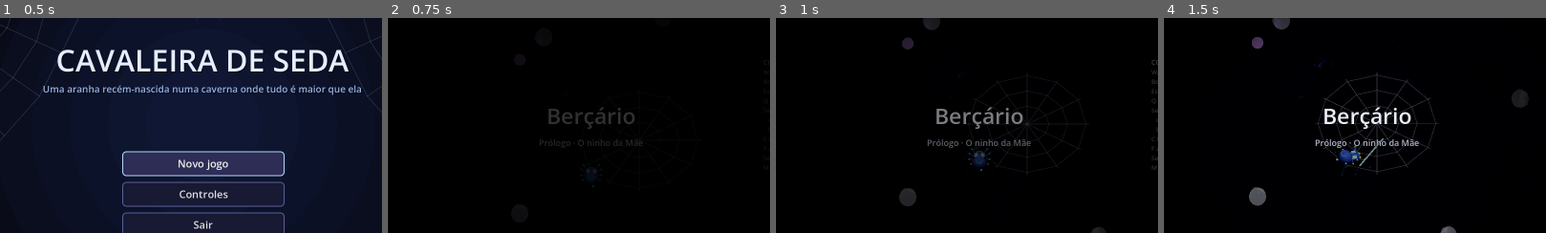
Above: before the commit, frames 1-4 (left to right).
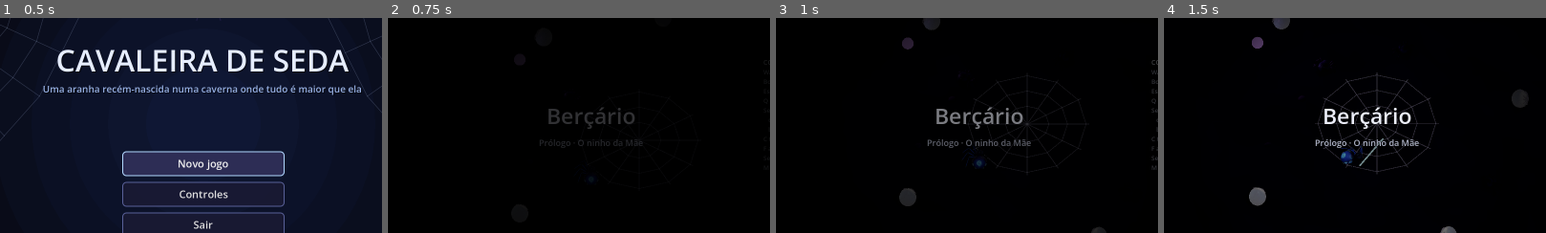
Above: after the commit, the same moments.

Repository: FelipeAUGraciano/cavaleira-de-seda
Game: Godot game, scene res://world/title.tscn
Two runs of this game, one before a commit and one after it. Both use one fixed random seed, a clock stepped at 60 frames per second and the inputs below.
Inputs (mouse positions are % of the whole screen's width and height, from its top left):
- Up to frame 1 (0.5 s): no input
- Up to frame 2 (0.75 s): click "Novo jogo" at 0.5 s
- Up to frame 3 (1 s): no input
- Up to frame 4 (1.5 s): move the mouse to (72, 45) at 1.27 s; hold D (move_right) from 1.28 s (still down); hold Alt (read) from 1.28 s (still down); click (72, 45) at 1.35 s
The pictures show only the part of the screen within x 23-73%, y 17-67%; the shares and areas given below are measured in that part.

Frame 1 is identical in both runs. In frame 2, less than 0.1% of the frame differs, in the area x 50-55%, y 70-79%; in frame 3, 0.2%; in frame 4, 0.3%, in the area x 44-54%, y 59-74%.

Commit message:
Protagonista com modelos: corpo, patas pelos encaixes e lâminas de cristal
- cavaleira_corpo (16 mil tri), cavaleira_pata e cavaleira_lamina em assets/models
- preparar_modelo.sh usa gltfpack -kn (mantém leg_socket_*, attach_point)
- SpiderLegs: hip_points vindos do modelo e segment_model (peça esticada no fêmur/tíbia)
- Player: lâminas só na Cavaleira, golpe do combo anima as lâminas; cachecol de caixas some
- models_test e tests/screenshot_cavaleira

Co-Authored-By: Claude Opus 5.5 <noreply@anthropic.com>
Claude-Session: https://claude.ai/code/session_01TCzftDGRx4Tc18jkCE46ia

Diff:
--- a/actors/player/player.gd
+++ b/actors/player/player.gd
@@ -129,6 +129,10 @@
 var _scarf_tail: MeshInstance3D
 var _abdomen: MeshInstance3D
 var _plates: Array[MeshInstance3D] = []
+var _hip_points: Array = []          ## encaixes das patas lidos do modelo do corpo
+var _blades: Array[Node3D] = []      ## pivôs das 2 lâminas de cristal (só na forma Cavaleira)
+var _blade_rest: Array[Vector3] = []
+var _blade_tw: Array[Tween] = []
 var _model_overlay: StandardMaterial3D
 
 
@@ -221,6 +225,9 @@
 	_scarf_tail = Fx.box(Vector3(0.12, 0.04, 1.0), scarf_mat)
 	_scarf_tail.position = Vector3(0.12, 0.66, 0.5)
 	_visual.add_child(_scarf_tail)
+	if Models.has("cavaleira_corpo"):
+		scarf.visible = false   # o cachecol de caixas atravessava o modelo
+		_scarf_tail.visible = false
 
 	# 8 patas com IK procedural (systems/spider_legs.gd); refeitas na muda (tamanho novo)
 	_build_legs(1.0)
@@ -232,6 +239,8 @@
 	_leg_rig = SpiderLegs.new()
 	_leg_rig.setup(_visual, sz, 1 | 8)
 	_leg_rig.root = self
+	_leg_rig.hip_points = _hip_points
+	_leg_rig.segment_model = "cavaleira_pata"
 	add_child(_leg_rig)
 
 
@@ -290,6 +299,7 @@
 		_build_legs(k)
 	_rune_light.omni_range = 4.5 * k
 	_sight_light.omni_range = sight_radius()
+	_update_blades_visible()
 
 
 func evolve() -> void:
@@ -301,6 +311,7 @@
 	var tw := create_tween()
 	tw.tween_property(self, "vis_scale", float(form_data()["scale"]), 1.6).set_trans(Tween.TRANS_ELASTIC).set_ease(Tween.EASE_OUT)
 	_build_legs(float(form_data()["scale"]))
+	_update_blades_visible()
 	_rune_light.omni_range = 4.5
 	_sight_light.omni_range = sight_radius()
 	EventBus.big_message.emit("Evolução: Cavaleira de Seda!")
@@ -319,12 +330,95 @@
 	if m == null:
 		return
 	m.position.y = 0.15
+	# encaixes das patas (leg_socket_L1..R4) vêm do modelo: as patas saem do lugar certo
+	_hip_points.clear()
+	for side in ["L", "R"]:
+		for k in range(1, 5):
+			var t = Models.node_xform(m, "leg_socket_%s%d" % [side, k])
+			if t == null:
+				_hip_points.clear()
+				break
+			_hip_points.append(m.transform * (t as Transform3D).origin)
+		if _hip_points.is_empty():
+			break
+	if _hip_points.size() == 8:
+		_hip_points = _hip_points.slice(0, 4) + _hip_points.slice(4, 8)
+		# o rig conta "lado -1" primeiro: garante que os 4 primeiros são os de X negativo
+		if (_hip_points[0] as Vector3).x > 0.0:
+			_hip_points = _hip_points.slice(4, 8) + _hip_points.slice(0, 4)
+	_build_blades()
 	_plates.clear()
 	_model_overlay = StandardMaterial3D.new()
 	_model_overlay.transparency = BaseMaterial3D.TRANSPARENCY_ALPHA
 	_model_overlay.shading_mode = BaseMaterial3D.SHADING_MODE_UNSHADED
 	_model_overlay.albedo_color = Color(1.0, 0.2, 0.2, 0.0)
 	Models.set_overlay(m, _model_overlay)
+
+
+func _build_blades() -> void:
+	## As duas lâminas de cristal (assets/models/cavaleira_lamina): presas na frente do
+	## corpo, acima do primeiro par de patas, apontadas para a frente como foices.
+	## Só aparecem na Cavaleira (o Filhote ainda não tem lâminas).
+	for b in _blades:
+		b.queue_free()
+	_blades.clear()
+	_blade_rest.clear()
+	if not Models.has("cavaleira_lamina"):
+		return
+	for side in [-1.0, 1.0]:
+		var m := Models.raw("cavaleira_lamina")
+		var attach = Models.node_xform(m, "attach_point")
+		var at := Vector3(0.0, 0.17, 0.0) if attach == null else (attach as Transform3D).origin
+		var pivot := Node3D.new()
+		pivot.name = "Lamina_" + ("E" if side < 0.0 else "D")
+		var spin := Node3D.new()
+		spin.rotation.y = PI * 0.5            # fio da lâmina na vertical (corta de lado)
+		pivot.add_child(spin)
+		var sc := 1.7
+		m.scale = Vector3.ONE * sc
+		m.position = -at * sc                 # o ponto de encaixe fica no pivô; a lâmina desce dele
+		spin.add_child(m)
+		var hip := Vector3(0.2 * side, 0.3, -0.5)
+		if _hip_points.size() == 8:
+			hip = _hip_points[0 if side < 0.0 else 4]
+		pivot.position = Vector3(hip.x * 0.8, hip.y + 0.22, hip.z - 0.05)
+		var rest := Vector3(deg_to_rad(62.0), -side * 0.32, side * 0.12)
+		pivot.rotation = rest
+		_visual.add_child(pivot)
+		_blades.append(pivot)
+		_blade_rest.append(rest)
+	_update_blades_visible()
+
+
+func _update_blades_visible() -> void:
+	for b in _blades:
+		b.visible = form == Form.CAVALEIRA
+
+
+func _swing_blades(index: int) -> void:
+	## Golpe do combo: 1º lâmina direita varre, 2º a esquerda, 3º as duas descem juntas.
+	if _blades.size() < 2 or form != Form.CAVALEIRA:
+		return
+	for tw in _blade_tw:
+		if tw.is_valid():
+			tw.kill()
+	_blade_tw.clear()
+	for i in 2:
+		_blades[i].rotation = _blade_rest[i]
+	var who: Array = [1] if index == 0 else ([0] if index == 1 else [0, 1])
+	for i in who:
+		var side := -1.0 if i == 0 else 1.0
+		var r: Vector3 = _blade_rest[i]
+		var wind := r + Vector3(-0.5, -side * 0.5, 0.0)
+		var cut := r + Vector3(0.35, side * 1.1, -side * 0.3)
+		if index == 2:
+			wind = r + Vector3(-0.9, -side * 0.15, 0.0)
+			cut = r + Vector3(0.55, side * 0.25, 0.0)
+		var tw := create_tween()
+		tw.tween_property(_blades[i], "rotation", wind, 0.07)
+		tw.tween_property(_blades[i], "rotation", cut, 0.08).set_trans(Tween.TRANS_QUAD).set_ease(Tween.EASE_OUT)
+		tw.tween_property(_blades[i], "rotation", r, 0.22).set_delay(0.05)
+		_blade_tw.append(tw)
 
 
 func _build_camera() -> void:
@@ -496,6 +590,7 @@
 	combo_index = index
 	combo_queued = false
 	_start_state(State.ATTACK)
+	_swing_blades(index)
 
 
 func _state_attack() -> Vector3:
--- a/systems/models.gd
+++ b/systems/models.gd
@@ -101,6 +101,30 @@
 	return m
 
 
+static func node_xform(root_node: Node, node_name: String) -> Variant:
+	## Transform de um nó do modelo (encaixe de pata, ponto da lâmina) relativo a root_node,
+	## ou null se o modelo não tiver esse nó. Funciona fora da árvore de cena.
+	var n := root_node.find_child(node_name, true, false) as Node3D
+	if n == null:
+		return null
+	var t := Transform3D.IDENTITY
+	var cur: Node = n
+	while cur != null and cur != root_node:
+		if cur is Node3D:
+			t = (cur as Node3D).transform * t
+		cur = cur.get_parent()
+	return t
+
+
+static func raw(model_name: String) -> Node3D:
+	## O modelo como veio (sem ajustar tamanho nem posição): para peças que o código
+	## estica e encaixa sozinho (segmento de pata, lâmina).
+	if not has(model_name):
+		return null
+	var scene := load(path_for(model_name)) as PackedScene
+	return scene.instantiate() as Node3D if scene != null else null
+
+
 static func set_overlay(node: Node, mat: Material) -> void:
 	## Camada de brilho por cima do modelo (piscar ao levar dano, aviso de ataque, tinta).
 	if node is GeometryInstance3D:
--- a/systems/spider_legs.gd
+++ b/systems/spider_legs.gd
@@ -24,6 +24,8 @@
 var joint_color := Color(0.78, 0.6, 0.25)
 var curled := false              ## morte: patas encolhidas para cima
 var velocity_hint := Vector3.ZERO
+var hip_points: Array = []      ## encaixes vindos do modelo (8, no espaço do corpo, tamanho 1); vazio = padrão
+var segment_model := ""         ## "cavaleira_pata": peça repetida no fêmur e na tíbia
 var phase := 0.0                 ## relógio da passada (0..1); dá para o corpo balançar junto
 
 var _hips: Array[Vector3] = []
@@ -31,8 +33,8 @@
 var _feet: Array[Vector3] = []
 var _from: Array[Vector3] = []
 var _swinging: Array[bool] = []
-var _femurs: Array[MeshInstance3D] = []
-var _tibias: Array[MeshInstance3D] = []
+var _femurs: Array[Node3D] = []
+var _tibias: Array[Node3D] = []
 var _knees: Array[MeshInstance3D] = []
 var _tips: Array[MeshInstance3D] = []
 var _femur_len := 0.5
@@ -60,6 +62,8 @@
 		var side := -1.0 if i < 4 else 1.0
 		var idx := i % 4
 		var hip := Vector3(0.18 * side, 0.42, -0.26 + idx * 0.15) * size
+		if hip_points.size() == 8:
+			hip = (hip_points[i] as Vector3) * size
 		var dir := Vector3(side, 0.0, 0.0).rotated(Vector3.UP, side * float(SPREAD[idx]))
 		var rest := Vector3(hip.x, 0.0, hip.z) + dir * REST_RADIUS * size
 		_hips.append(hip)
@@ -67,18 +71,39 @@
 		_feet.append(Vector3.ZERO)
 		_from.append(Vector3.ZERO)
 		_swinging.append(false)
-		var femur := Fx.box(Vector3(0.075 * size, 0.075 * size, _femur_len), leg_mat)
-		var tibia := Fx.box(Vector3(0.05 * size, 0.05 * size, _tibia_len), leg_mat)
-		var knee := Fx.sphere(0.055 * size, joint_mat)
+		var femur := _segment(_femur_len, 0.075 * size, leg_mat)
+		var tibia := _segment(_tibia_len, 0.05 * size, leg_mat)
+		var knee := Fx.sphere((0.04 if Models.has(segment_model) else 0.055) * size, joint_mat)
 		var tip := Fx.sphere(0.035 * size, joint_mat)
 		add_child(femur)
 		add_child(tibia)
 		add_child(knee)
 		add_child(tip)
+		if Models.has(segment_model):
+			knee.visible = false   # o segmento já tem o anel dourado nas pontas
+			tip.visible = false
 		_femurs.append(femur)
 		_tibias.append(tibia)
 		_knees.append(knee)
 		_tips.append(tip)
+
+
+func _segment(length: float, thick: float, mat: Material) -> Node3D:
+	## Um pedaço de pata: caixa cinza ou o modelo do segmento esticado no comprimento.
+	## O eixo Z do nó vai do começo ao fim do pedaço (orient_between cuida disso).
+	var m := Models.raw(segment_model) if segment_model != "" else null
+	if m == null:
+		return Fx.box(Vector3(thick, thick, length), mat)
+	var holder := Node3D.new()
+	var box := Models.bounds(m, Transform3D.IDENTITY)
+	var turn := Node3D.new()
+	turn.rotation.y = -PI * 0.5   # o segmento vem deitado em X (joint_start em -X): vira para Z
+	holder.add_child(turn)
+	turn.add_child(m)
+	var th := thick * 1.25
+	m.scale = Vector3(length / maxf(box.size.x, 0.01), th / maxf(box.size.y, 0.01), th / maxf(box.size.z, 0.01))
+	m.position = -box.get_center() * m.scale
+	return holder
 
 
 func _ground_y() -> float:
--- a/tests/models_test.gd
+++ b/tests/models_test.gd
@@ -67,10 +67,27 @@
 	await get_tree().process_frame
 	var pm := p._visual.get_node_or_null("Modelo_cavaleira_corpo") as Node3D
 	_check(pm != null, "Cavaleira usa o modelo do corpo")
-	_check(p._scarf_tail.visible, "cachecol continua por código")
+	_check(not p._scarf_tail.visible, "cachecol de caixas some com o modelo do corpo")
 
 	Models.root = Models.DEFAULT_ROOT
 	Models.clear_cache()
+	# modelos reais da protagonista: encaixes das patas, segmento de pata e lâminas
+	var q := Player.new()
+	q.position = Vector3(4, 0.3, 5)
+	add_child(q)
+	await get_tree().process_frame
+	_check(q._hip_points.size() == 8, "8 encaixes de pata lidos do modelo do corpo")
+	_check(q._hip_points.size() == 8 and (q._hip_points[0] as Vector3).x < 0.0 and (q._hip_points[0] as Vector3).z < (q._hip_points[3] as Vector3).z, "encaixes em ordem: lado esquerdo, da frente para trás")
+	_check(not (q._leg_rig._femurs[0] is MeshInstance3D), "patas usam o modelo do segmento")
+	_check(q._blades.size() == 2, "duas lâminas de cristal")
+	q.form = Player.Form.FILHOTE
+	q._update_blades_visible()
+	_check(not q._blades[0].visible, "Filhote não tem lâminas")
+	q.evolve()
+	_check(q._blades[0].visible and q._blades[1].visible, "Cavaleira mostra as lâminas")
+	q._start_attack(0)
+	await get_tree().create_timer(0.1).timeout
+	_check(not q._blades[1].rotation.is_equal_approx(q._blade_rest[1]), "golpe mexe a lâmina")
 	print("\n==== %s (%d falha(s)) ====" % ["OK" if failures == 0 else "FALHOU", failures])
 	get_tree().quit(1 if failures > 0 else 0)
 
--- /dev/null
+++ b/tests/screenshot_cavaleira.gd
@@ -0,0 +1,93 @@
+extends Node
+## Protagonista com os modelos (corpo, patas, lâminas). Folha 3×2.
+## Uso: godot --path . res://tests/screenshot_cavaleira.tscn -- <pasta>
+
+var out := "user://shots"
+var sheet := Image.create(1620, 900, false, Image.FORMAT_RGBA8)
+var n := 0
+
+
+func _ready() -> void:
+	_run.call_deferred()
+
+
+func _run() -> void:
+	if OS.get_cmdline_user_args().size() > 0:
+		out = OS.get_cmdline_user_args()[0]
+	DirAccess.make_dir_recursive_absolute(out)
+	GameState.permadeath = false
+	GameState.delete_save()
+	var layer = load("res://world/layers/test_chamber.tscn").instantiate()
+	add_child(layer)
+	await _frames(20)
+	layer.hud.visible = false
+	layer.dark_vision = false
+	for c in World.creatures.duplicate():
+		c.queue_free()
+	var p: Player = GameState.player
+	p.global_position = Vector3(-14, 0.1, 8)
+	p.using_stick_aim = true
+	p.aim_dir = Vector3(0, 0, -1)
+	var cam := Camera3D.new()
+	add_child(cam)
+	cam.fov = 35.0
+	var light := OmniLight3D.new()
+	light.omni_range = 9.0
+	light.light_energy = 2.2
+	add_child(light)
+	await _frames(20)
+	# 1: Filhote parado (sem lâminas)
+	await _shot(cam, light, p, Vector3(2.2, 1.4, -2.6))
+	p.evolve()
+	await _frames(130)
+	var base := p.global_position
+	# 2: Cavaleira de frente/3/4
+	await _shot(cam, light, p, Vector3(2.0, 1.3, -2.8))
+	# 3: de lado
+	await _shot(cam, light, p, Vector3(3.4, 0.9, 0.0))
+	# 4: andando (de cima e de lado)
+	Input.action_press("move_left")
+	await _frames(25)
+	await _shot(cam, light, p, Vector3(0.3, 2.6, 2.6))
+	Input.action_release("move_left")
+	await _frames(30)
+	# 5: golpe 1 no meio da varrida
+	p.aim_dir = Vector3(0, 0, -1)
+	p._start_attack(0)
+	await _frames(6)
+	await _shot(cam, light, p, Vector3(1.6, 1.6, -2.6), false)
+	await _frames(30)
+	# 6: câmera do jogo
+	p._start_state(Player.State.NORMAL)
+	p.snap_camera()
+	p.camera.make_current()
+	await _frames(4)
+	await _grab()
+	sheet.save_png("%s/cavaleira.png" % out)
+	print("captura: cavaleira")
+	get_tree().quit()
+
+
+func _shot(cam: Camera3D, light: OmniLight3D, p: Node3D, off: Vector3, wait: bool = true) -> void:
+	cam.make_current()
+	cam.global_position = p.global_position + off
+	cam.look_at(p.global_position + Vector3(0, 0.4, 0))
+	light.global_position = p.global_position + Vector3(1.0, 3.0, -1.0)
+	if wait:
+		await _frames(3)
+	await _grab()
+
+
+func _grab() -> void:
+	await RenderingServer.frame_post_draw
+	var img := get_viewport().get_texture().get_image()
+	img.convert(Image.FORMAT_RGBA8)
+	img = img.get_region(Rect2i(img.get_width() / 2 - 480, 0, 960, 800))
+	img.resize(540, 450)
+	sheet.blit_rect(img, Rect2i(0, 0, 540, 450), Vector2i((n % 3) * 540, (n / 3) * 450))
+	n += 1
+
+
+func _frames(k: int) -> void:
+	for i in k:
+		await get_tree().process_frame
--- /dev/null
+++ b/tests/screenshot_cavaleira.tscn
@@ -0,0 +1,6 @@
+[gd_scene load_steps=2 format=3]
+
+[ext_resource type="Script" path="res://tests/screenshot_cavaleira.gd" id="1"]
+
+[node name="ScreenshotCavaleira" type="Node"]
+script = ExtResource("1")
Binary file added: assets/models/cavaleira_corpo/cavaleira_corpo_v01.glb
Not shown, added: assets/models/cavaleira_corpo/cavaleira_corpo_v01.glb.import
Binary file added: assets/models/cavaleira_corpo/cavaleira_corpo_v01_0.jpg
Not shown, added: assets/models/cavaleira_corpo/cavaleira_corpo_v01_0.jpg.import
Binary file added: assets/models/cavaleira_corpo/cavaleira_corpo_v01_1.png
Not shown, added: assets/models/cavaleira_corpo/cavaleira_corpo_v01_1.png.import
Binary file added: assets/models/cavaleira_corpo/cavaleira_corpo_v01_2.png
Not shown, added: assets/models/cavaleira_corpo/cavaleira_corpo_v01_2.png.import
Binary file added: assets/models/cavaleira_lamina/cavaleira_lamina_v01.glb
Not shown, added: assets/models/cavaleira_lamina/cavaleira_lamina_v01.glb.import
Binary file added: assets/models/cavaleira_lamina/cavaleira_lamina_v01_0.jpg
Not shown, added: assets/models/cavaleira_lamina/cavaleira_lamina_v01_0.jpg.import
(and 15 more such lines)
